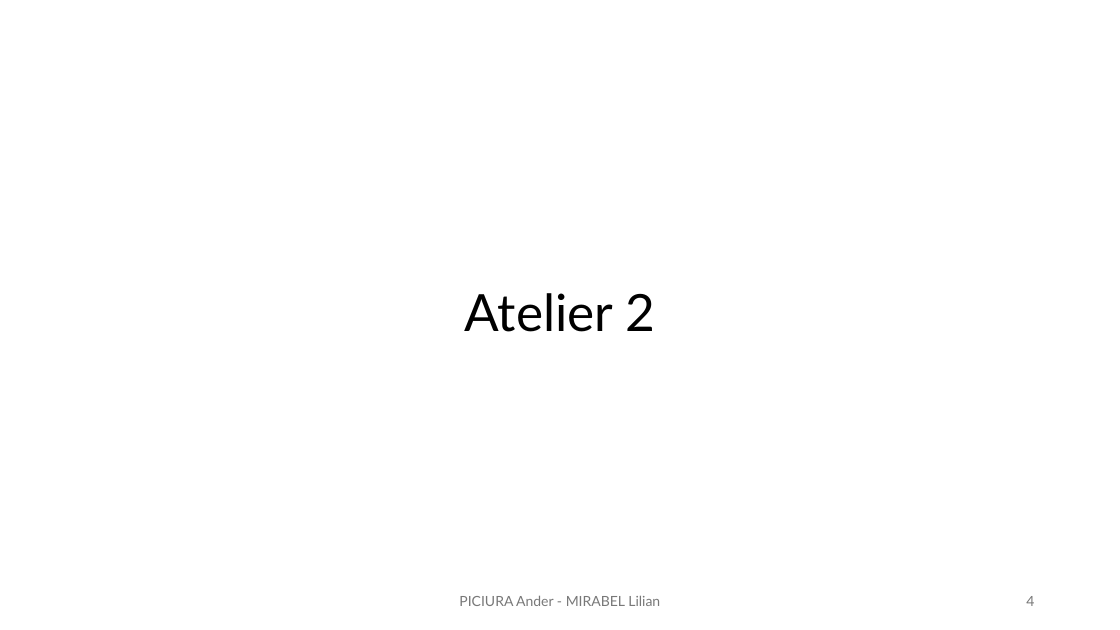
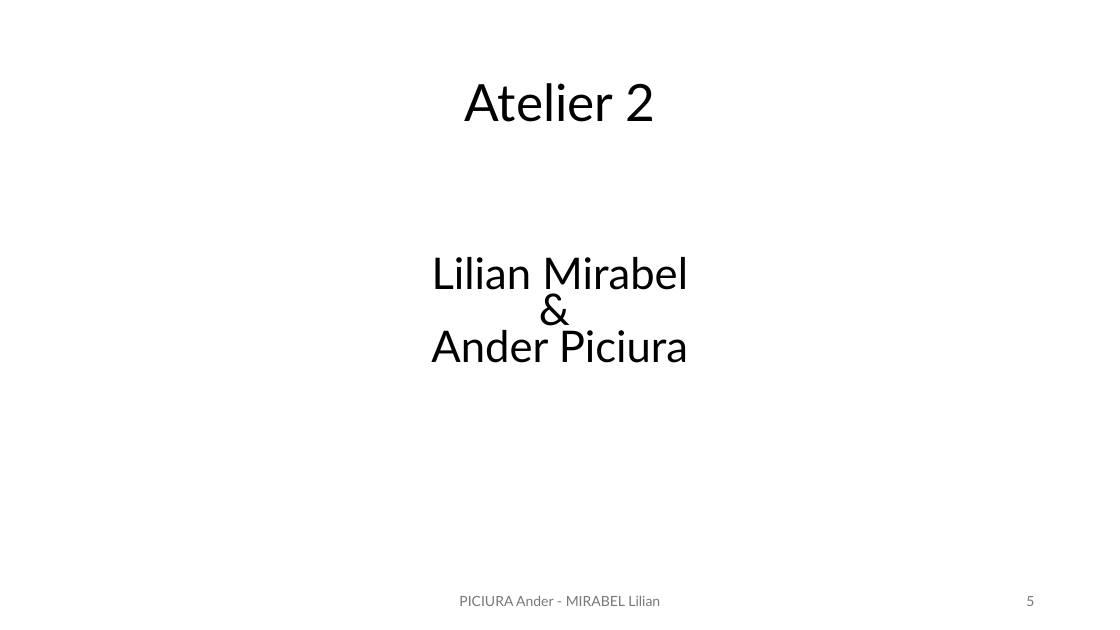
Before and after one commit to lilianmirabel/TPodoo, a slide deck: slide 5 of TP6_Exploitation_faille_0day_Lilian_Ander.pptx (slide 4 before the commit). Drawn at 1120x630 pixels with LibreOffice and Linux fonts; fonts in the diff are those of the drawing. Boxes give left, top, right and bottom in pixels: in the first picture for what was removed or moved away, otherwise in the second. Text is boxed around its words. In the diff, an @@ line names an element or a change of style, - is before the commit and + after.

```diff
--- a/TP6_Exploitation_faille_0day_Lilian_Ander.pptx
+++ b/TP6_Exploitation_faille_0day_Lilian_Ander.pptx
@@ title "Atelier 2": place and size @@
-title "Atelier 2" at [465, 293, 655, 332]
+title "Atelier 2" at [465, 83, 655, 122]
@@ text added at [431, 257, 688, 363], 37.4 pt, text #000000 @@
+Lilian Mirabel
+&
+Ander Piciura
@@ page number at [1026, 596, 1034, 606]: text changed @@
-4
+5
```
Also in this commit, not shown: 4 other slides changed, 2 slides added.
